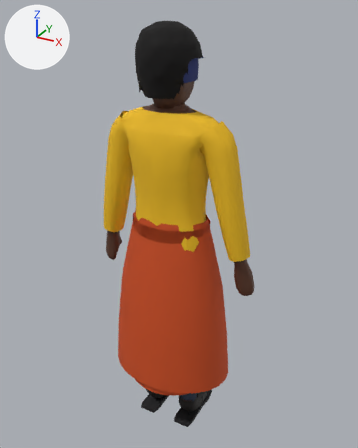
One commit to the Blender file blender/chr/chr_homme_mince.blend: the scene before it, then after it.
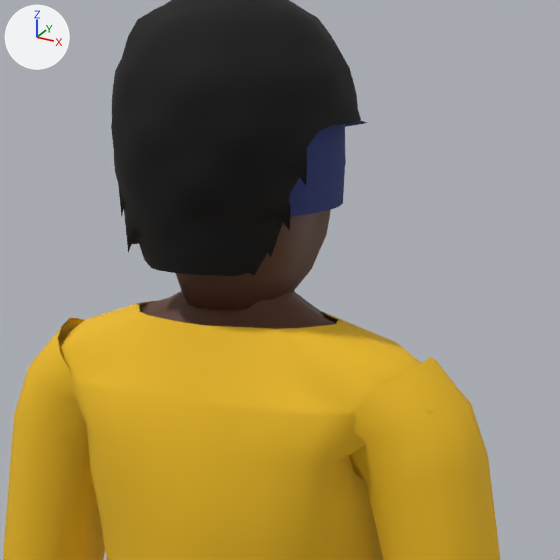
Old and new are each drawn whole from a 50 mm lens placed at (0.938, -1.636, 1.807), pointed at (0.008, 0.054, 0.962) and again close up on the part from 29% to 72% of the width and 5% to 39% of the height. The lights are fixed; the arrows at upper left show +X, +Y and +Z. The last two pictures show the newer version.

The scene before the commit, as lines of its bpy script (objects in view):
```python
me_chr_bonnet = bpy.data.meshes.new('chr_bonnet')
me_chr_bonnet.from_pydata(...)  # 181 vertices, 149 faces; spans x -0.103..0.103, y -0.121..0.115, z 1.559..1.742
me_chr_bonnet.polygons.foreach_set('use_smooth', [True] * 149)
me_chr_bonnet.materials.append(mat_chr_casquette)  # dark blue #263373
me_chr_haut = bpy.data.meshes.new('chr_haut')
me_chr_haut.from_pydata(...)  # 548 vertices, 488 faces; spans x -0.287..0.287, y -0.12..0.122, z 0.858..1.454
me_chr_haut.polygons.foreach_set('use_smooth', [True] * 488)
me_chr_haut.materials.append(mat_chr_chemise)  # yellow #f2bf19
me_chr_haut_long = bpy.data.meshes.new('chr_haut_long')
me_chr_haut_long.from_pydata(...)  # 644 vertices, 584 faces; spans x -0.346..0.346, y -0.122..0.124, z 0.858..1.454
me_chr_haut_long.polygons.foreach_set('use_smooth', [True] * 584)
me_chr_haut_long.materials.append(mat_chr_chemise)  # yellow #f2bf19
ob_chr_bonnet = bpy.data.objects.new('chr_bonnet', me_chr_bonnet)
ob_chr_bonnet.location = (0.0, 0.0, 0.0)
ob_chr_haut = bpy.data.objects.new('chr_haut', me_chr_haut)
ob_chr_haut.location = (0.0, 0.0, 0.0)
ob_chr_haut_long = bpy.data.objects.new('chr_haut_long', me_chr_haut_long)
ob_chr_haut_long.location = (0.0, 0.0, 0.0)
# also in view: 'chr_afro' at (0.0, -0.012, 1.633); 'chr_corps' at (0.0, 0.021, 0.856)
```
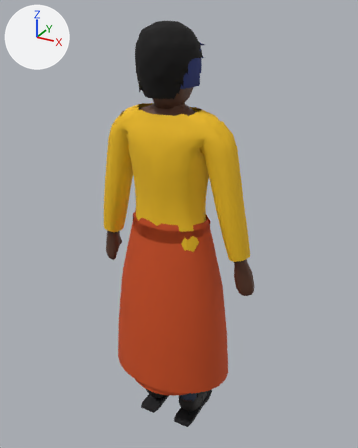
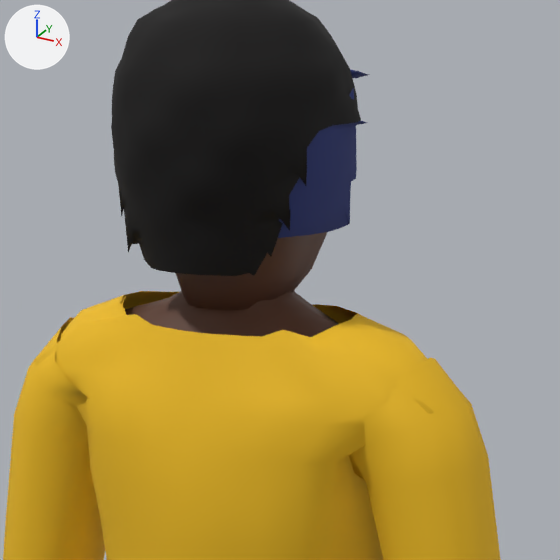
Location of each change, [x1, y1, x2, y2] in pixels of the close-ups (560 x 560 px; the box of a moved part takes in the faces that stretch with it):
'chr_haut_long', reshaped: before [3, 301, 501, 560]; after [3, 291, 501, 560]
'chr_casque', added (dark blue): after [278, 88, 357, 238]
'chr_haut', reshaped: before [58, 301, 339, 371]; after [55, 293, 356, 380]
'chr_casque_visiere', added (mostly hidden): after [350, 70, 369, 78]
part 2 of me_chr_haut_long, moved or reshaped: before [29, 301, 439, 485]; after [29, 291, 439, 485]
'chr_bonnet', unchanged, covered by the edit: before [290, 124, 346, 217]

Diff of the bpy script that builds the scene:
```diff
--- a/blender/chr/chr_homme_mince.blend.py
+++ b/blender/chr/chr_homme_mince.blend.py
@@ me_chr_haut @@
 # used by ob_chr_haut; location = (0.0, 0.0, 0.0)
-me_chr_haut.from_pydata(...)  # 548 vertices, 488 faces; spans x -0.287..0.287, y -0.12..0.122, z 0.858..1.454
+me_chr_haut.from_pydata(...)  # 548 vertices, 488 faces; spans x -0.287..0.287, y -0.12..0.122, z 0.858..1.46
+# me_chr_haut part 1: 104 of 548 vertices moved; they spanned x -0.185..0.185, y -0.105..0.103, z 1.358..1.454 and now span x -0.195..0.195, y -0.104..0.103, z 1.351..1.46; mean shift (0.0, 0.001, -0.001); largest move (0.142, 0.077, 1.386) -> (0.11, 0.086, 1.4)
 me_chr_haut.materials.append(mat_chr_chemise)
@@ me_chr_haut_long @@
 # used by ob_chr_haut_long; location = (0.0, 0.0, 0.0)
-me_chr_haut_long.from_pydata(...)  # 644 vertices, 584 faces; spans x -0.346..0.346, y -0.122..0.124, z 0.858..1.454
+me_chr_haut_long.from_pydata(...)  # 644 vertices, 584 faces; spans x -0.346..0.346, y -0.122..0.124, z 0.858..1.462
+# me_chr_haut_long part 2: 104 of 644 vertices moved; they spanned x -0.185..0.185, y -0.107..0.105, z 1.358..1.454 and now span x -0.195..0.195, y -0.106..0.105, z 1.351..1.462; mean shift (0.0, 0.0, -0.001); largest move (0.143, 0.078, 1.386) -> (0.112, 0.088, 1.4)
 me_chr_haut_long.materials.append(mat_chr_chemise)
@@ me_chr_casque_visiere @@
+me_chr_casque_visiere.from_pydata(...)  # 20 vertices, 12 faces; spans x -0.085..0.085, y 0.085..0.125, z 1.671..1.687
+me_chr_casque_visiere.polygons.foreach_set('use_smooth', [True] * 12)
+me_chr_casque_visiere.materials.append(mat_chr_casquette)  # dark blue #263373
@@ me_chr_casque @@
+me_chr_casque.from_pydata(...)  # 713 vertices, 661 faces; spans x -0.116..0.116, y -0.134..0.111, z 1.542..1.755
+me_chr_casque.polygons.foreach_set('use_smooth', [True] * 661)
+me_chr_casque.materials.append(mat_chr_casquette)  # dark blue #263373
@@ ob_chr_casque_visiere @@
+ob_chr_casque_visiere = bpy.data.objects.new('chr_casque_visiere', me_chr_casque_visiere)
+ob_chr_casque_visiere.location = (0.0, 0.0, 0.0)
@@ ob_chr_casque @@
+ob_chr_casque = bpy.data.objects.new('chr_casque', me_chr_casque)
+ob_chr_casque.location = (0.0, 0.0, 0.0)
```
